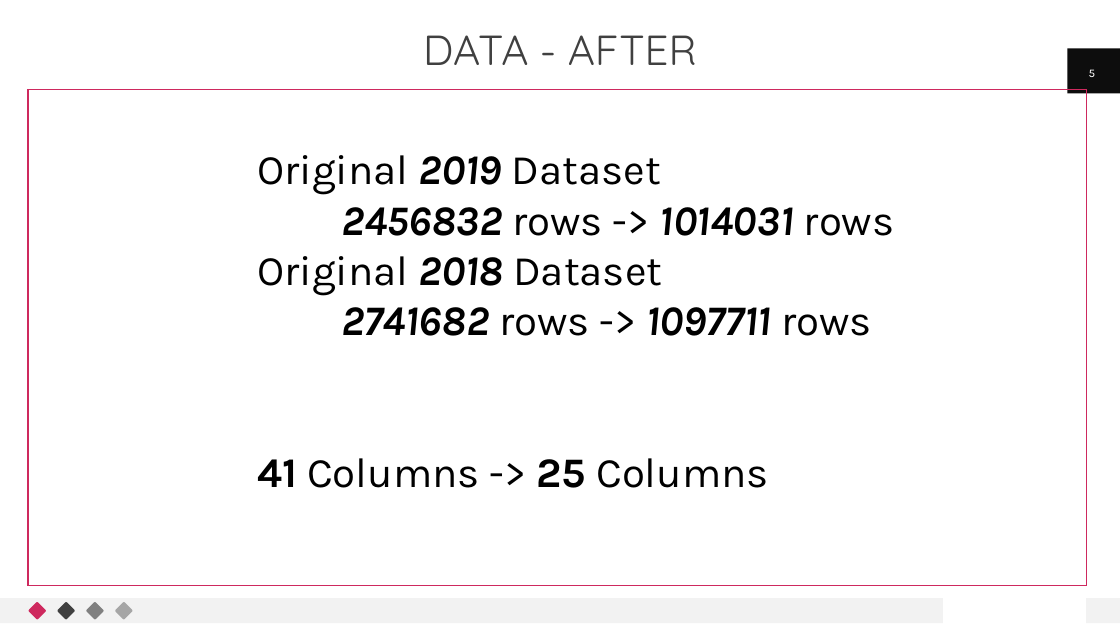
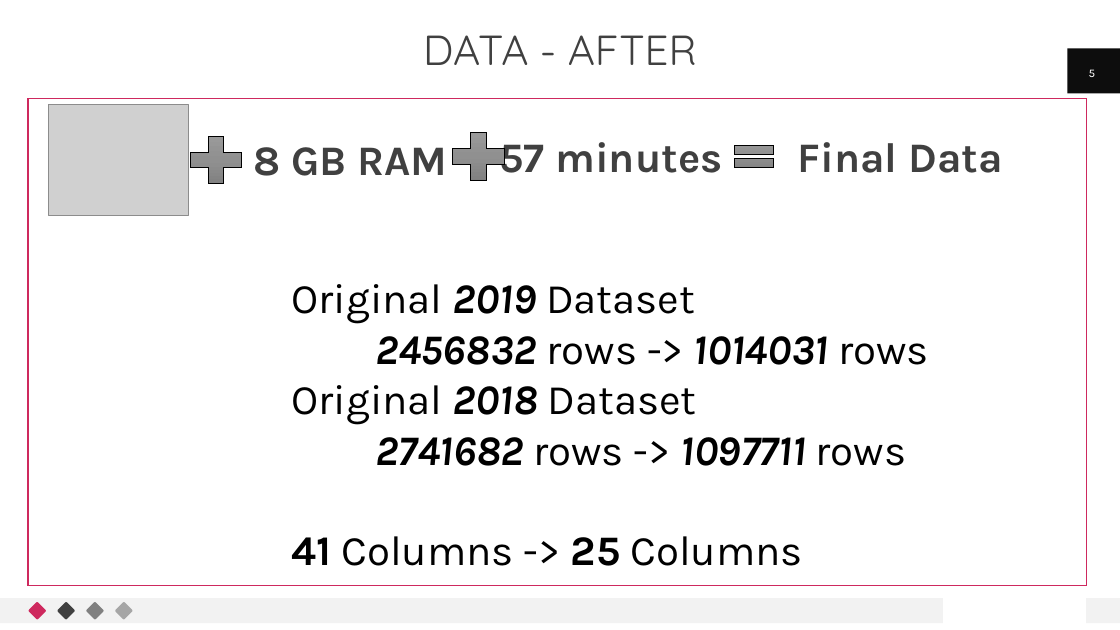
Before and after one commit to hareeshkavumkulath/BigdataAnalytics, a slide deck: slide 5 of Presentation/Presentation_Updated.pptx. Drawn at 1120x630 pixels with LibreOffice and Linux fonts; fonts in the diff are those of the drawing; grey boxes stand for pictures. Boxes give left, top, right and bottom in pixels: in the first picture for what was removed or moved away, otherwise in the second. Text is boxed around its words. In the diff, an @@ line names an element or a change of style, - is before the commit and + after.

Commit message:
Updated presentation

```diff
--- a/Presentation/Presentation_Updated.pptx
+++ b/Presentation/Presentation_Updated.pptx
@@ rectangle: place and size @@
-rectangle at (28,90,1086,586)
+rectangle at (28,99,1086,586)
@@ picture added at (49,105,188,216) @@
@@ plus sign added at (181,128,250,192), fill gradient #9D9D9D to #909090 to #7C7C7C, outline #000000 0.5 pt @@
@@ text added at (254,147,448,176), 36 pt, text #404040, bold @@
+8 GB RAM
@@ plus sign added at (444,124,513,188), fill gradient #9D9D9D to #909090 to #7C7C7C, outline #000000 0.5 pt @@
@@ text added at (499,142,722,173), 36 pt, text #404040, bold @@
+57 minutes
@@ math equal added at (728,137,781,175), fill gradient #9D9D9D to #909090 to #7C7C7C, outline #000000 0.5 pt @@
@@ text added at (798,142,1002,173), 36 pt, text #404040, bold @@
+Final Data
@@ text "Original 2019 Dataset" rewrapped from (257,155,895,488) to (292,284,929,566) @@
```
Also in this commit, not shown: 10 other slides changed, 2 slides added, 3 slides removed.
